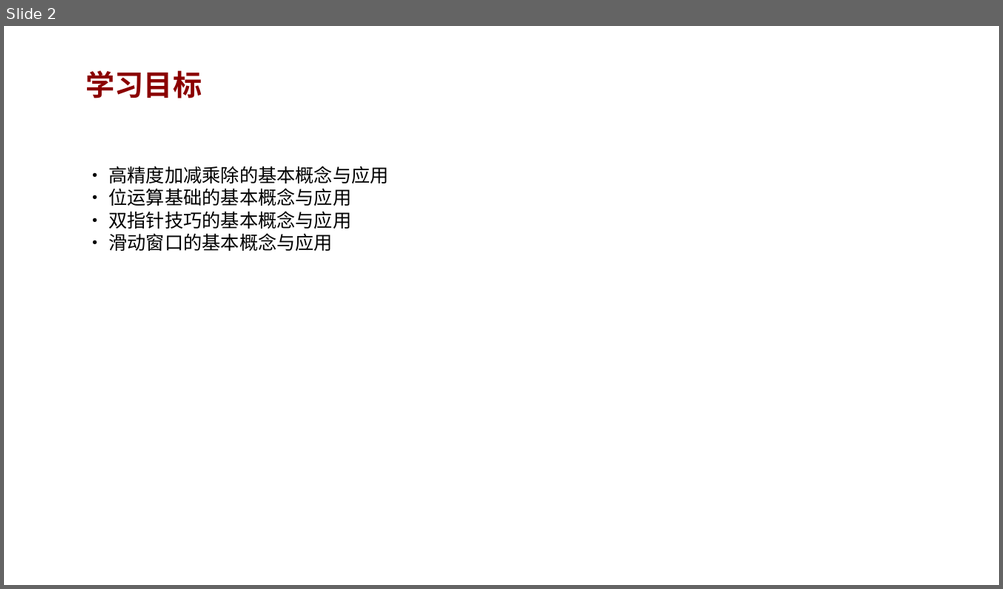
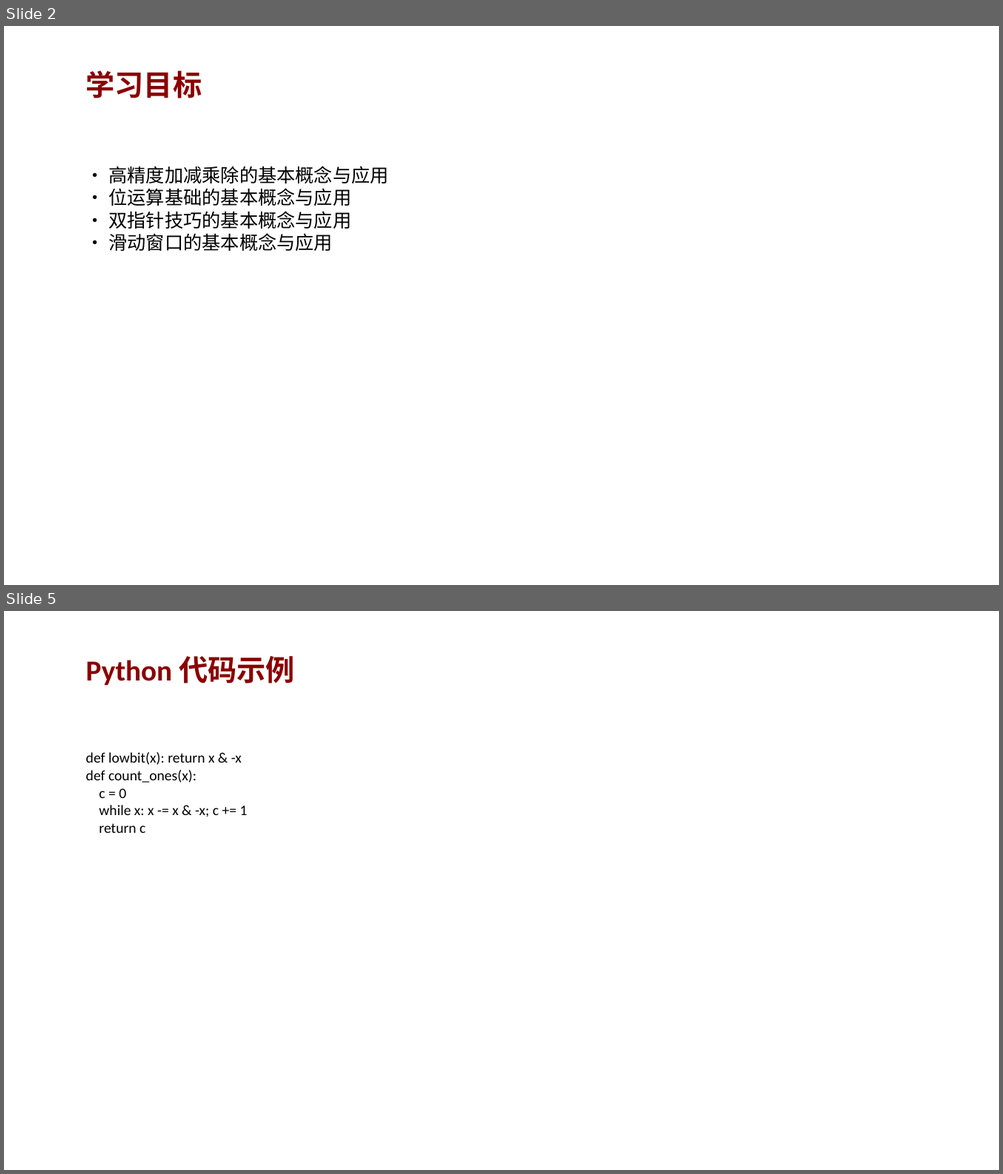
Before and after one commit to AndyLishengrui/trae-coding-course, a slide deck: textbook/ppt/chapter10_ppt.pptx. Shown one above the other, each under a label of ours: slide 2 before the commit, slides 2 and 5 after it; the slides between them are not shown. The pictures are 1003x589 and 1003x1174 pixels, drawn with LibreOffice and Linux fonts; fonts in the diff are those of the drawing. Boxes give left, top, right and bottom in pixels: in the first picture for what was removed or moved away, otherwise in the second. Text is boxed around its words. In the diff, an @@ line names an element or a change of style, - is before the commit and + after.

Commit message:
v5.3: PPT扩充(8页/章) + 教材代码bug修复 + 完整版PDF更新
PPT改进：
- 15个PPT从2页扩充到8页
- 每个PPT含：概念讲解、C++/Python代码示例、常见错误、练习题、小结

教材修复：
- 14个严重代码bug（运算符优先级、队列查询、循环边界等）
- 描述不一致修复（葡语残留、条件错误等）
- 网站问题数172→168
- 完整版PDF重新生成

```diff
--- a/textbook/ppt/chapter10_ppt.pptx
+++ b/textbook/ppt/chapter10_ppt.pptx
@@ slide 5 added at (x1=4, y1=611, x2=999, y2=1170), background #FFFFFF @@
@@ text added at (x1=86, y1=656, x2=295, y2=685), 28 pt, text #8B0000, bold @@
+Python 代码示例
@@ text added at (x1=86, y1=752, x2=247, y2=833), 14 pt, text #000000 @@
+def lowbit(x): return x & -x
+def count_ones(x):
+c = 0
+while x: x -= x & -x; c += 1
+return c
```
Also in this commit, not shown: 5 other slides added, 16 other files.
